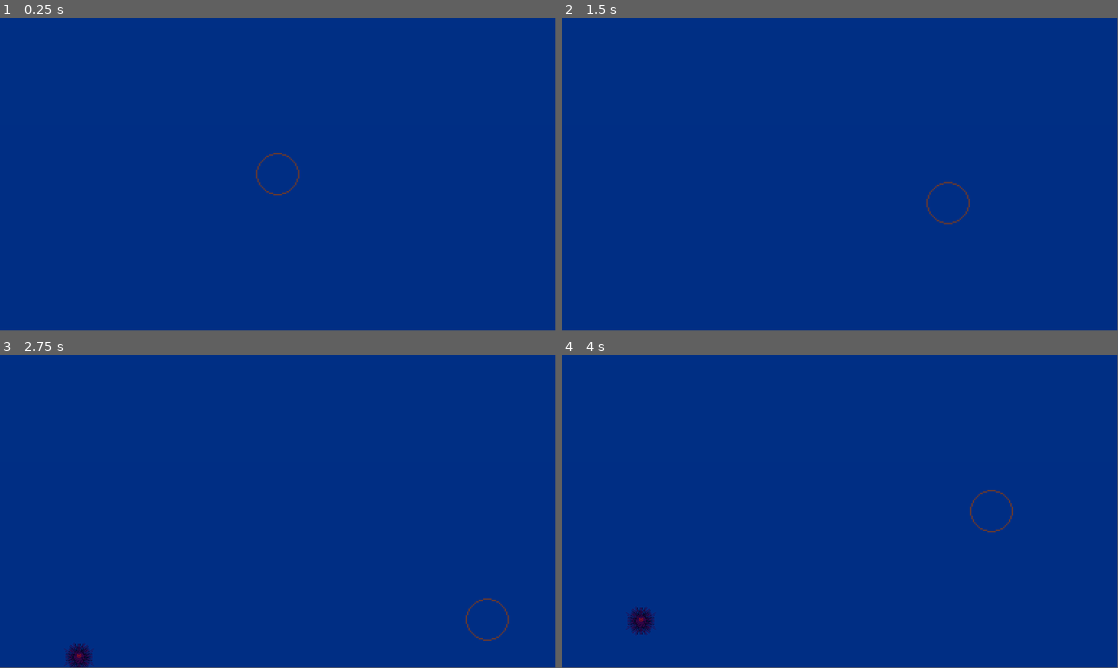
Above: before the commit, frames 1-4 (two rows, left to right).
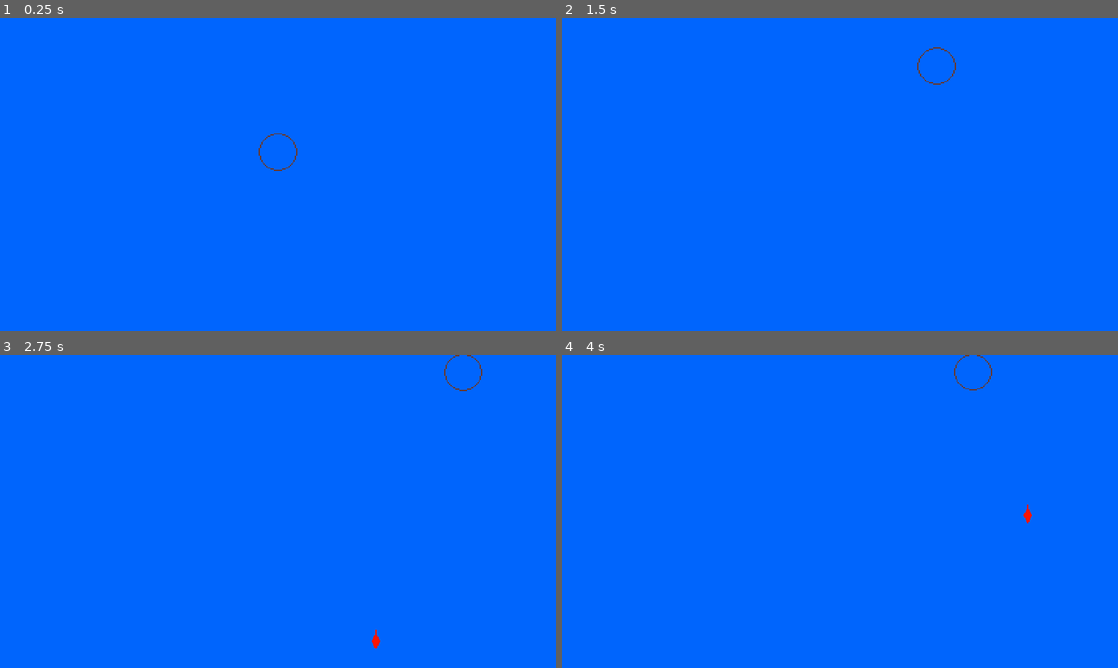
Above: after the commit, the same moments.

Repository: MateusVBC/MiniJAM-01
Game: Godot game, scene res://scenes/game.tscn
Same seed, same stepped clock (60 frames per second), same inputs: the game is played once before the commit and once after it.
Inputs:
- Up to frame 1 (0.25 s): no input
- Up to frame 2 (1.5 s): tap Enter at 0.5 s; hold Right (move_right) 0.53-1.28 s; hold Space (fire_weapon) 0.53-1.28 s; hold Down (move_down) from 1.28 s (still down); tap Space (fire_weapon) at 1.35 s
- Up to frame 3 (2.75 s): release Down (move_down) at 2.03 s; hold Right (move_right) from 2.03 s (still down); hold Space (fire_weapon) from 2.03 s (still down)
- Up to frame 4 (4 s): release Right (move_right) at 2.78 s; release Space (fire_weapon) at 2.78 s; hold Up (move_up) 2.78-3.53 s; tap Space (fire_weapon) at 2.85 s; hold Left (move_left) from 3.53 s (still down); hold Space (fire_weapon) from 3.53 s (still down)
In our replay, the window is 799x449 before the commit and 800x450 after it. These sizes can differ from the game's own. Grey fills any space a smaller window leaves; there, only what the larger window draws over its background counts as a difference.

The runs differ from the first frame. In frame 1, 100% of the frame differs, in the area x 0-100%, y 0-100%; in frame 2, 100%; in frame 3, 100%; in frame 4, 100%.

Commit message:
feat - camera move

Diff:
--- a/project.godot
+++ b/project.godot
@@ -14,6 +14,14 @@
 run/main_scene="res://scenes/game.tscn"
 config/features=PackedStringArray("4.2", "Forward Plus")
 config/icon="res://icon.svg"
+
+[display]
+
+window/size/viewport_width=1280
+window/size/viewport_height=720
+window/size/mode=3
+window/stretch/mode="canvas_items"
+window/main_scene=""
 
 [input]
 
--- /dev/null
+++ b/scenes/camera.tscn
@@ -0,0 +1,72 @@
+[gd_scene load_steps=4 format=3 uid="uid://bv8n3iqb7xukw"]
+
+[sub_resource type="Animation" id="Animation_ig611"]
+resource_name = "movement"
+length = 1000.0
+tracks/0/type = "value"
+tracks/0/imported = false
+tracks/0/enabled = true
+tracks/0/path = NodePath(".:position")
+tracks/0/interp = 1
+tracks/0/loop_wrap = true
+tracks/0/keys = {
+"times": PackedFloat32Array(0, 998.3),
+"transitions": PackedFloat32Array(1, 1),
+"update": 0,
+"values": [Vector2(0, -167563), Vector2(64, 158581)]
+}
+tracks/1/type = "value"
+tracks/1/imported = false
+tracks/1/enabled = true
+tracks/1/path = NodePath(".:zoom")
+tracks/1/interp = 1
+tracks/1/loop_wrap = true
+tracks/1/keys = {
+"times": PackedFloat32Array(0, 100, 212.5, 414.7, 848.6),
+"transitions": PackedFloat32Array(1, 1, 1, 1, 1),
+"update": 2,
+"values": [Vector2(1, 1), Vector2(0.3, 0.3), Vector2(0.15, 0.15), Vector2(0.08, 0.08), Vector2(0.035, 0.035)]
+}
+
+[sub_resource type="Animation" id="Animation_ts7yr"]
+length = 1000.0
+tracks/0/type = "value"
+tracks/0/imported = false
+tracks/0/enabled = true
+tracks/0/path = NodePath(".:position")
+tracks/0/interp = 1
+tracks/0/loop_wrap = true
+tracks/0/keys = {
+"times": PackedFloat32Array(0, 1000),
+"transitions": PackedFloat32Array(1, 1),
+"update": 0,
+"values": [Vector2(0, -164593), Vector2(0, 159119)]
+}
+tracks/1/type = "value"
+tracks/1/imported = false
+tracks/1/enabled = true
+tracks/1/path = NodePath(".:zoom")
+tracks/1/interp = 1
+tracks/1/loop_wrap = true
+tracks/1/keys = {
+"times": PackedFloat32Array(0, 1000),
+"transitions": PackedFloat32Array(1, 1),
+"update": 0,
+"values": [Vector2(1, 1), Vector2(0.035, 0.035)]
+}
+
+[sub_resource type="AnimationLibrary" id="AnimationLibrary_d4asd"]
+_data = {
+"RESET": SubResource("Animation_ts7yr"),
+"movement": SubResource("Animation_ig611")
+}
+
+[node name="Camera" type="Camera2D"]
+position = Vector2(6.4109, -134893)
+zoom = Vector2(0.3, 0.3)
+
+[node name="AnimationPlayer" type="AnimationPlayer" parent="."]
+libraries = {
+"": SubResource("AnimationLibrary_d4asd")
+}
+autoplay = "movement"
--- a/scenes/enemy.tscn
+++ b/scenes/enemy.tscn
@@ -11,6 +11,7 @@
 radius = 399.452
 
 [node name="Enemy" type="Area2D"]
+scale = Vector2(2, 2)
 collision_layer = 2
 script = ExtResource("1_v2ky4")
 
--- a/scenes/game.tscn
+++ b/scenes/game.tscn
@@ -1,28 +1,33 @@
-[gd_scene load_steps=5 format=3 uid="uid://nhn45how7fvx"]
+[gd_scene load_steps=6 format=3 uid="uid://nhn45how7fvx"]
 
 [ext_resource type="Script" path="res://scripts/game.gd" id="1_ifo3a"]
 [ext_resource type="PackedScene" uid="uid://d1vsufhiyg8h1" path="res://scenes/player.tscn" id="1_jiuor"]
 [ext_resource type="Texture2D" uid="uid://bv6v05bnw63lp" path="res://sprites/background/degrade_no_dithering.png" id="2_xelk3"]
 [ext_resource type="PackedScene" uid="uid://cw1h2xsx4bw0i" path="res://scenes/enemy.tscn" id="4_7e6m4"]
+[ext_resource type="PackedScene" uid="uid://bv8n3iqb7xukw" path="res://scenes/camera.tscn" id="4_ywabj"]
 
 [node name="Game" type="Node2D"]
 script = ExtResource("1_ifo3a")
 
+[node name="Enemies" type="Node" parent="."]
+
+[node name="Enemy2" parent="Enemies" instance=ExtResource("4_7e6m4")]
+position = Vector2(-384, -163072)
+scale = Vector2(4, 4)
+
+[node name="Enemy" parent="Enemies" instance=ExtResource("4_7e6m4")]
+
 [node name="Sprite2D" type="Sprite2D" parent="."]
-position = Vector2(-7.62939e-06, -7.62939e-06)
 scale = Vector2(33.6424, 33.6424)
 texture = ExtResource("2_xelk3")
 
+[node name="Projectiles" type="Node" parent="."]
+
+[node name="Camera" parent="." instance=ExtResource("4_ywabj")]
+position = Vector2(0, -164593)
+zoom = Vector2(1, 1)
+
 [node name="Player" parent="." instance=ExtResource("1_jiuor")]
+position = Vector2(-1.90735e-06, -167563)
 scale = Vector2(3, 3)
 speed = Vector2(5, 5)
-
-[node name="Camera2D" type="Camera2D" parent="."]
-scale = Vector2(1.50572, 1.50572)
-
-[node name="Projectiles" type="Node" parent="."]
-
-[node name="Enemies" type="Node" parent="."]
-
-[node name="Enemy" parent="Enemies" instance=ExtResource("4_7e6m4")]
-position = Vector2(-412, 468)
--- a/scripts/enemy.gd
+++ b/scripts/enemy.gd
@@ -37,8 +37,8 @@
 
 func get_axis_player() -> int:
 	if player.global_position.x > global_position.x:
-		return 1  # Ou qualquer valor que você queira retornar quando meu_x for maior
+		return 1
 	elif player.global_position.x < global_position.x:
-		return -1  # Ou qualquer valor que você queira retornar quando meu_x for menor
+		return -1
 	else:
-		return 0  # Ou qualquer valor que você queira retornar quando forem iguais
+		return 0
--- a/scripts/player.gd
+++ b/scripts/player.gd
@@ -4,20 +4,45 @@
 signal projectile_shoot(projectile)
 
 @onready var muzzle = $Muzzle;
-@onready var health = $HealthComponent
+@onready var health = $HealthComponent;
+@onready var camera = $"../Camera"
+@onready var cshape = $CollisionShape2D;
+@onready var viewport_size = get_viewport_rect().size;
+
 var projectile_scene = preload("res://scenes/projectile.tscn");
 
 @export var speed := Vector2(10, 5);
+@export var melee_damage := 5;
+@export var projectile_damage := 1;
 
 var shoot_cd := false;
 var damage_cd := false;
-var melee_damage := 5;
-var projectile_damage := 1;
 
 #camera max zoom = 0,174
 func _physics_process(delta):
-	var input_vector := Vector2(Input.get_axis("move_left", "move_right"), Input.get_axis("move_up", "move_down"));
-	global_position += (input_vector * speed);
+	global_position += (
+		Vector2(
+			Input.get_axis("move_left", "move_right"),
+			Input.get_axis("move_up", "move_down")
+		)
+		* speed
+		);
+
+	var camera_width = (viewport_size.x / camera.zoom.x) / 2;
+	var camera_height = (viewport_size.y / camera.zoom.y) / 2;
+	var cshap_width = (cshape.shape.radius * PI);
+
+	global_position.x = clamp(
+		global_position.x,
+		(-camera_width + cshap_width),
+		(camera_width - cshap_width)
+	);
+
+	global_position.y = clamp(
+		global_position.y,
+		(-camera_height + cshap_width) + camera.global_position.y,
+		(camera_height - cshap_width) + camera.global_position.y
+		);
 
 func _process(delta):
 	if Input.is_action_pressed("fire_weapon"):
@@ -26,6 +51,9 @@
 			shoot_projectile()
 			await get_tree().create_timer(1).timeout
 			shoot_cd = false
+
+	#movimento da camera
+	global_position.y += 2
 
 func take_damage(damage):
 	if !damage_cd:
Not shown, added: sprites/butterflyfish.png.import
Not shown, added: sprites/enemies/navalmine.png.import
Not shown, added: sprites/enemies/swordfish.png.import
Not shown, added: sprites/peixe_palhaco.png.import
Not shown, added: scenes/gam24B2.tmp
Not shown, added: scenes/gamF08.tmp
